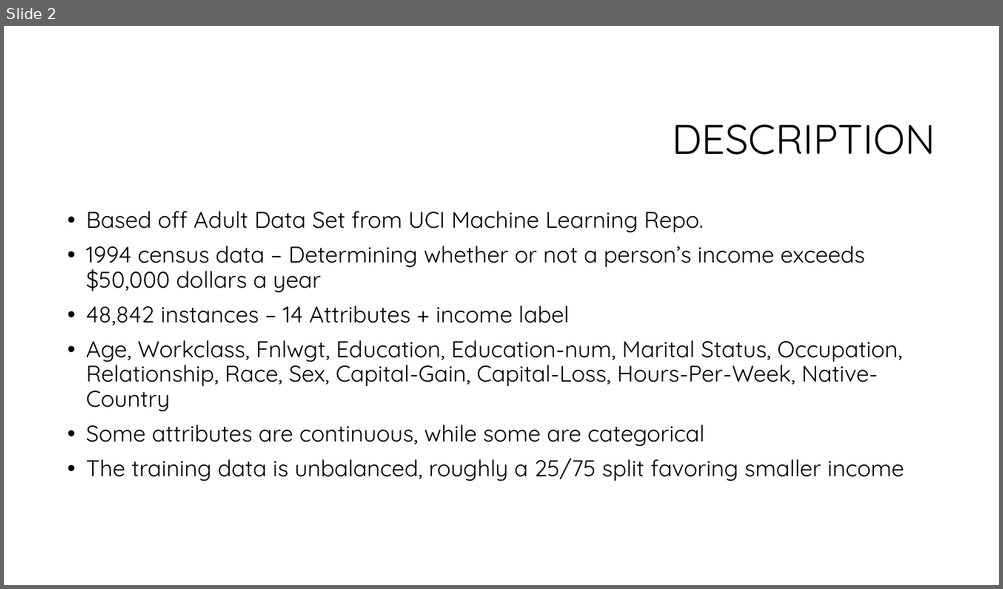
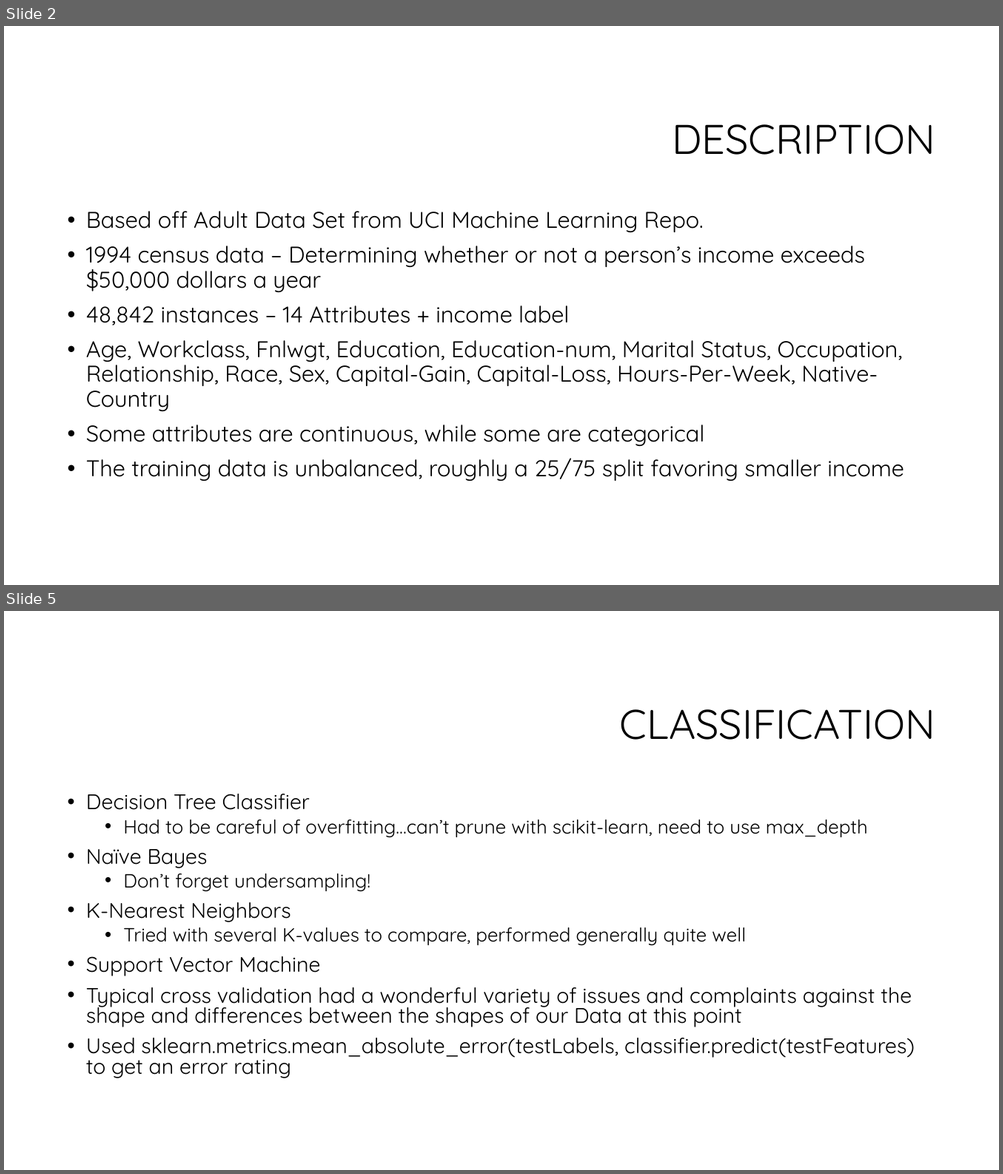
Before and after one commit to UnknownAeon/CS484_Final_Project, a slide deck: presentation/CS 484 Final Project.pptx. Shown one above the other, each under a label of ours: slide 2 before the commit, slides 2 and 5 after it; the slides between them are not shown. The pictures are 1003x589 and 1003x1174 pixels, drawn with LibreOffice and Linux fonts; fonts in the diff are those of the drawing; background and template pictures are left out. Boxes give left, top, right and bottom in pixels: in the first picture for what was removed or moved away, otherwise in the second. Text is boxed around its words. In the diff, an @@ line names an element or a change of style, - is before the commit and + after.

Commit message:
Finished Powerpoint

```diff
--- a/presentation/CS 484 Final Project.pptx
+++ b/presentation/CS 484 Final Project.pptx
@@ slide 5 added at (4, 611, 999, 1170), background #FFFFFF @@
@@ title added at (620, 709, 935, 740), 40 pt, text #000000 @@
+CLASSIFICATION
@@ text added at (86, 794, 914, 1079), 20.4 pt, text #000000 @@
+• Decision Tree Classifier
+  • Had to be careful of overfitting…can’t prune with scikit-learn, need to use max_depth
+• Naïve Bayes
+  • Don’t forget undersampling!
+• K-Nearest Neighbors
+  • Tried with several K-values to compare, performed generally quite well
+• Support Vector Machine
+• Typical cross validation had a wonderful variety of issues and complaints against the shape and differences between the shapes of our Data at this point
+• Used sklearn.metrics.mean_absolute_error(testLabels, classifier.predict(testFeatures) to get an error rating
```
Also in this commit, not shown: 1 slide changed, 3 other slides added.
